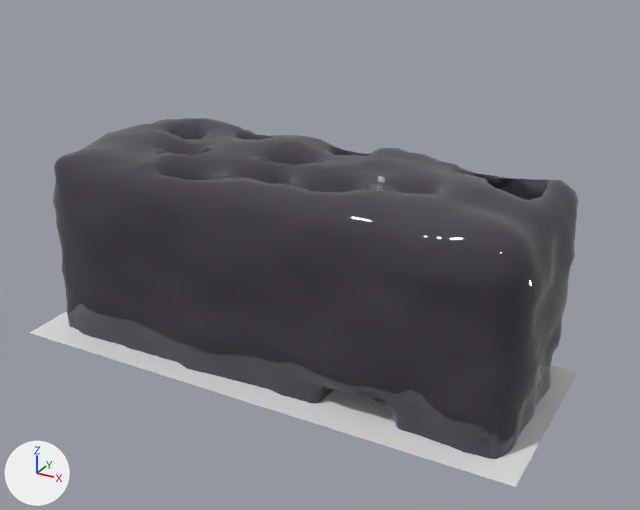
The FBX model Assets/Prefabs/Level1/Import/lvl_Cave.fbx as it was, and as the next commit left it.
The view is the same before and after, from a 50 mm camera at (380.0, -697.0, 329.0) aimed at (9.0, -21.0, -9.0). The lights are fixed; the arrows at lower left show +X, +Y and +Z. Where no turn or scale is listed for an object, it has been applied to the vertices.

In view in the first picture: 'Lava', 'die_lava', 'solid_caveHP'.
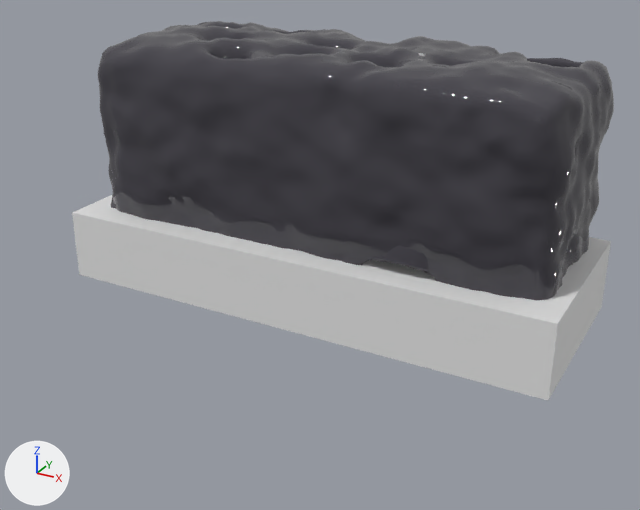
Boxes (x1, y1, x2, y2) around the edits, measured in the pictures (640 x 510 px; the box of a moved part takes in the faces that stretch with it):
'solid_caveHP', deleted
    before: (53, 118, 578, 459)
'solid_cave', added
    after: (98, 21, 614, 300)
'die_lava', reshaped, moved
    before: (29, 312, 578, 487)
    after: (72, 195, 611, 400)
'Lava', reshaped, moved
    before: (378, 176, 394, 418)
    after: (418, 53, 425, 56)
part 1 of me_cube_041, moved or reshaped
    before: (378, 176, 385, 183)
    after: (418, 53, 425, 56)

What the commit changed:
me_plane_002 is used by ob_die_lava; location (0.0, 0.0, -96.5).
me_plane_002 had 4 vertices, 1 face and spanned x -248.0..248.0, y -154.0..34.0, z 0.0.
me_plane_002 now has 1093 vertices, 1029 faces and spans x -248.0..248.0, y -94.0..94.0, z -35.0..35.0.
me_plane_002 part 3: 4 vertices removed from x -248.0..248.0, y -154.0..34.0, z 0.0; 1093 vertices added at x -248.0..248.0, y -94.0..94.0, z -35.0..35.0.
me_cube_041 is used by ob_lava; location (-20.0, -69.6, -58.8).
me_cube_041 had 395 vertices, 309 faces and spanned x -118.0..169.0, y -52.0..131.0, z -70.0..149.0.
me_cube_041 now has 581 vertices, 461 faces and spans x -132.0..155.0, y -103.0..80.0, z -77.0..143.0.
me_cube_041 part 1: the loose piece of 40 vertices spanning x 89.0..120.0, y 3.0..31.0, z -70.0..149.0 is moved by (-14.0, -51.0, -7.0).
me_cube_041 part 2: the surface is now shaded flat.
Mesh me_cube_012 is new.
It has 17156 vertices, 17168 faces and spans x -243.0..234.0, y -102.0..100.0, z -107.0..110.0.
It uses material mat_rock (dark grey #424048).
Object 'die_lava' (ob_die_lava) moves from (0.0, 0.0, -96.5) to (0.0, 16.6, -29.3).
Object 'Lava' (ob_lava) moves from (-20.0, -69.6, -58.8) to (-5.9, 58.1, 37.3).
Object 'solid_caveHP' (ob_solid_cavehp) is deleted.
Object 'solid_cave' (ob_solid_cave) is new; it shows me_cube_012.
Its location is (2.2, 36.4, 72.7).
